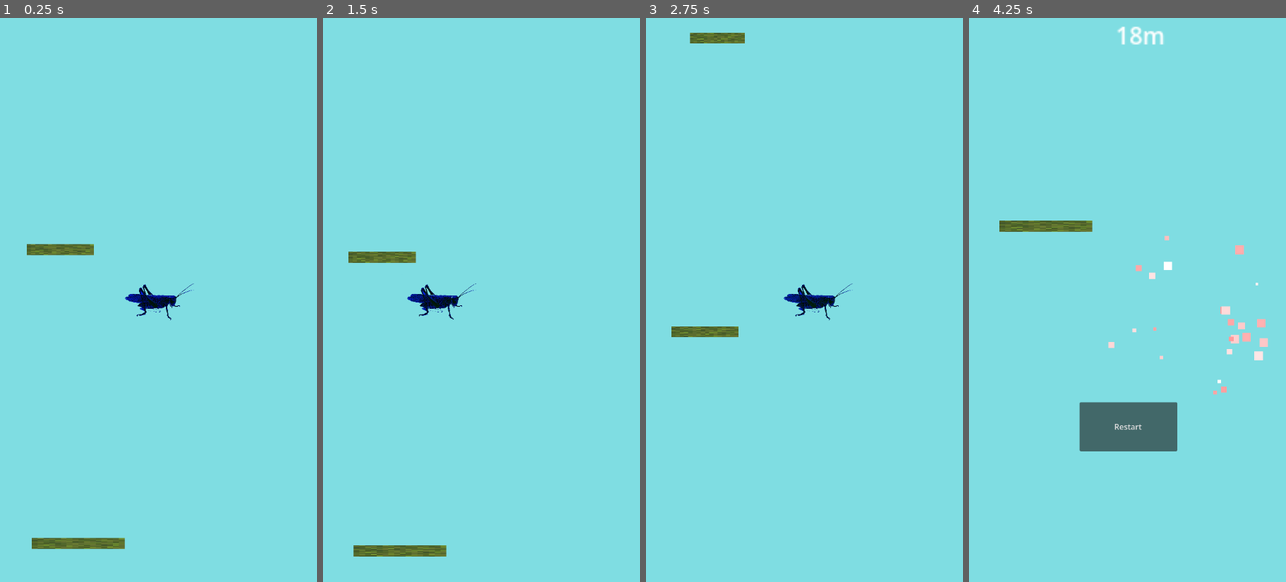
Above: before the commit, frames 1-4 (left to right).
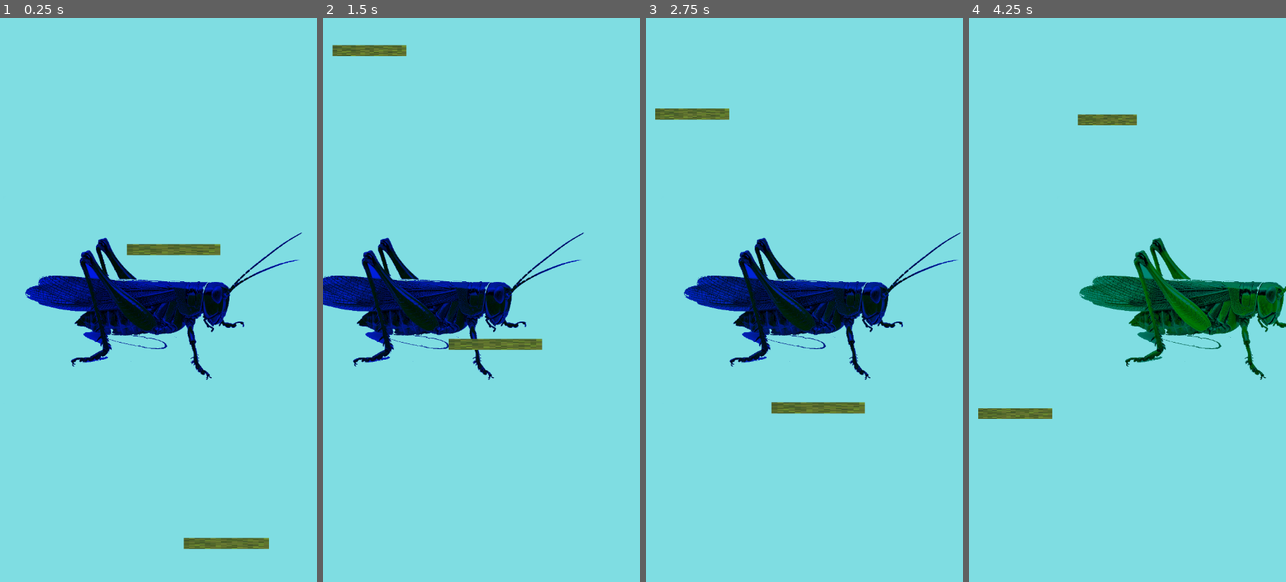
Above: after the commit, the same moments.

Repository: TheoderAnton/grasshoppergame
Game: Godot game, scene res://main.tscn
Same seed, same stepped clock (60 frames per second), same inputs: the game is played once before the commit and once after it. The project has no main scene, so this scene is started directly.
Inputs:
- Up to frame 1 (0.25 s): no input
- Up to frame 2 (1.5 s): hold D (move_right) 0.53-1.28 s; hold A (move_left) from 1.28 s (still down)
- Up to frame 3 (2.75 s): release A (move_left) at 2.03 s; hold D (move_right) from 2.03 s (still down)
- Up to frame 4 (4.25 s): release D (move_right) at 3.53 s; hold A (move_left) from 3.53 s (still down)

The runs differ from the first frame. In frame 1, 8.5% of the frame differs, in the area x 7-96%, y 38-95%; in frame 2, 8.0%; in frame 3, 8.1%; in frame 4, 11%, in the area x 2-100%, y 1-77%.

Commit message:
Update main.tscn
das ist die bessere Version mit bugfixes die ich bemerkt habe während dem austesten

Diff:
--- a/main.tscn
+++ b/main.tscn
@@ -7,29 +7,51 @@
 [ext_resource type="Script" uid="uid://0gx3tgps23" path="res://hud.gd" id="4_1bvp3"]
 
 [sub_resource type="Gradient" id="Gradient_lquwl"]
-colors = PackedColorArray(1, 0, 0, 1, 1, 1, 1, 1)
+colors = PackedColorArray(0, 0.2, 1, 1, 1, 0.9, 0, 1)
 
 [sub_resource type="GradientTexture1D" id="GradientTexture1D_7mycd"]
 gradient = SubResource("Gradient_lquwl")
 
 [sub_resource type="ParticleProcessMaterial" id="ParticleProcessMaterial_lquwl"]
-lifetime_randomness = 0.5
+lifetime_randomness = 1.0
 particle_flag_disable_z = true
 spread = 180.0
-initial_velocity_min = 100.0
-initial_velocity_max = 300.0
-gravity = Vector3(0, 98, 0)
-scale_min = 5.0
-scale_max = 20.0
+initial_velocity_min = 400.0
+initial_velocity_max = 900.0
+gravity = Vector3(0, 200, 0)
+scale_min = 10.0
+scale_max = 40.0
 color_ramp = SubResource("GradientTexture1D_7mycd")
+
+[sub_resource type="GDScript" id="GDScript_ctrl"]
+script/source = "
+extends Node2D
+
+var _a: float = 2.5
+var _b: float = 0.08
+
+@onready var _p = $'../WorldContainer/Player'
+@onready var _w = $'../WorldContainer'
+
+func _process(delta: float) -> void:
+    _w.rotation += deg_to_rad(_a) * delta
+    if _p:
+        _p.scale += Vector2(_b, _b) * delta
+        _p.scale.x = -abs(_p.scale.x)
+"
 
 [node name="Main" type="Node" unique_id=1044724506]
 script = ExtResource("1_0xm2m")
 
-[node name="Player" parent="." unique_id=639852091 instance=ExtResource("1_ig7tw")]
+[node name="SceneRoot" type="Node2D" parent="." unique_id=998877001]
+
+[node name="WorldContainer" type="Node2D" parent="SceneRoot" unique_id=112233445]
+
+[node name="Player" parent="WorldContainer" unique_id=639852091 instance=ExtResource("1_ig7tw")]
 position = Vector2(321, 74)
+scale = Vector2(2.0, 2.0)
 
-[node name="PlatformSpawner" type="Node2D" parent="." unique_id=214495627]
+[node name="PlatformSpawner" type="Node2D" parent="WorldContainer" unique_id=214495627]
 script = ExtResource("2_0xm2m")
 platform_scene = ExtResource("3_h2yge")
 
@@ -64,13 +86,16 @@
 size_flags_vertical = 4
 text = "Restart"
 
-[node name="GPUParticles2D" type="GPUParticles2D" parent="." unique_id=171583747]
+[node name="GPUParticles2D" type="GPUParticles2D" parent="WorldContainer" unique_id=171583747]
 emitting = false
-amount = 30
+amount = 80
 one_shot = true
 explosiveness = 1.0
 process_material = SubResource("ParticleProcessMaterial_lquwl")
 
-[connection signal="hit" from="Player" to="." method="_on_player_hit"]
-[connection signal="hit" from="Player" to="HUD" method="_on_player_hit"]
-[connection signal="pressed" from="HUD/Button" to="Player" method="_on_button_pressed"]
+[node name="Node2D" type="Node2D" parent="SceneRoot" unique_id=777123456]
+script = SubResource("GDScript_ctrl")
+
+[connection signal="hit" from="SceneRoot/WorldContainer/Player" to="." method="_on_player_hit"]
+[connection signal="hit" from="SceneRoot/WorldContainer/Player" to="HUD" method="_on_player_hit"]
+[connection signal="pressed" from="HUD/Button" to="SceneRoot/WorldContainer/Player" method="_on_button_pressed"]
